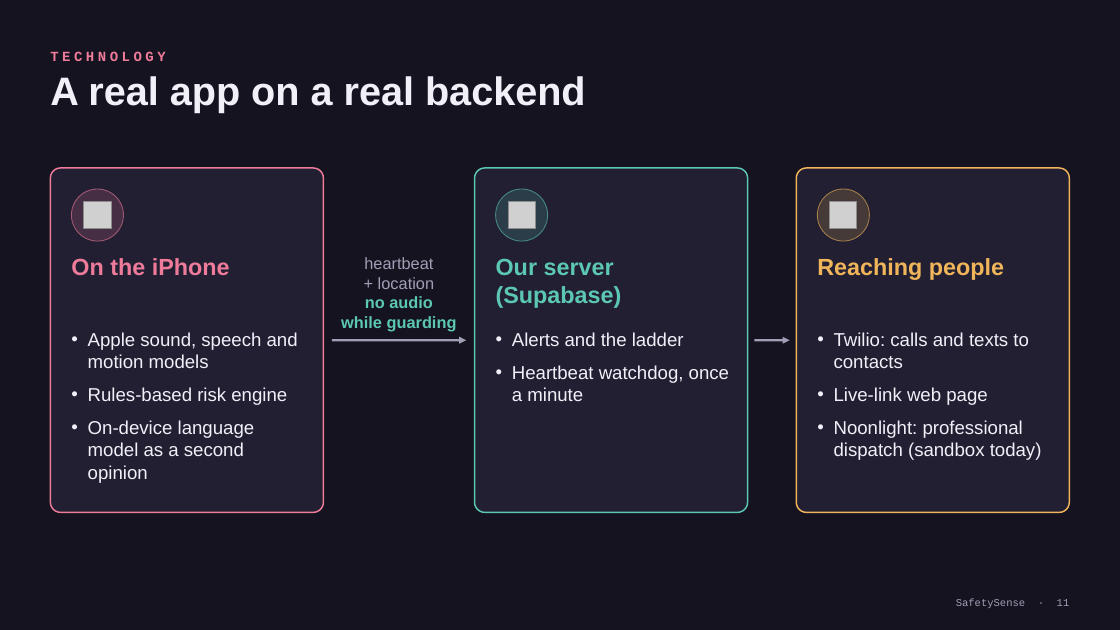
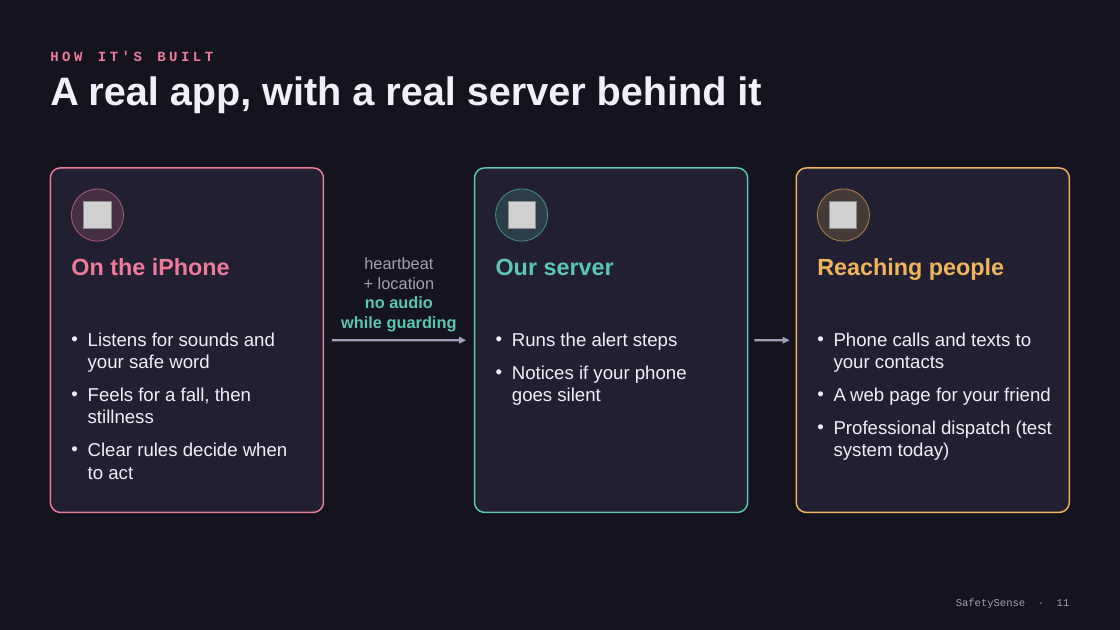
Before and after one commit to george11642/safetysense, a slide deck: slide 11 of presentation/v3/SafetySense-Finalist-Deck-final.pptx. Drawn at 1120x630 pixels with LibreOffice and Linux fonts; fonts in the diff are those of the drawing; grey boxes stand for pictures. Boxes give left, top, right and bottom in pixels: in the first picture for what was removed or moved away, otherwise in the second. Text is boxed around its words. In the diff, an @@ line names an element or a change of style, - is before the commit and + after.

```diff
--- a/presentation/v3/SafetySense-Finalist-Deck-final.pptx
+++ b/presentation/v3/SafetySense-Finalist-Deck-final.pptx
@@ text at <box>50,51,213,61</box>: text changed @@
-TECHNOLOGY
+HOW IT'S BUILT
@@ text at <box>50,76,761,112</box>: text changed @@
-A real app on a real backend
+A real app, with a real server behind it
@@ text at <box>496,258,614,275</box>: text changed @@
-Our server (Supabase)
+Our server
@@ text at <box>88,332,288,479</box>: text changed @@
-• Apple sound, speech and motion models
-• Rules-based risk engine
-• On-device language model as a second opinion
+• Listens for sounds and your safe word
+• Feels for a fall, then stillness
+• Clear rules decide when to act
@@ text at <box>512,332,687,405</box>: text changed @@
-• Alerts and the ladder
-• Heartbeat watchdog, once a minute
+• Runs the alert steps
+• Notices if your phone goes silent
@@ text at <box>834,332,1052,460</box>: text changed @@
-• Twilio: calls and texts to contacts
-• Live-link web page
-• Noonlight: professional dispatch (sandbox today)
+• Phone calls and texts to your contacts
+• A web page for your friend
+• Professional dispatch (test system today)
```
Also in this commit, not shown: 5 other slides changed, 4 slides removed, 2 other files.
